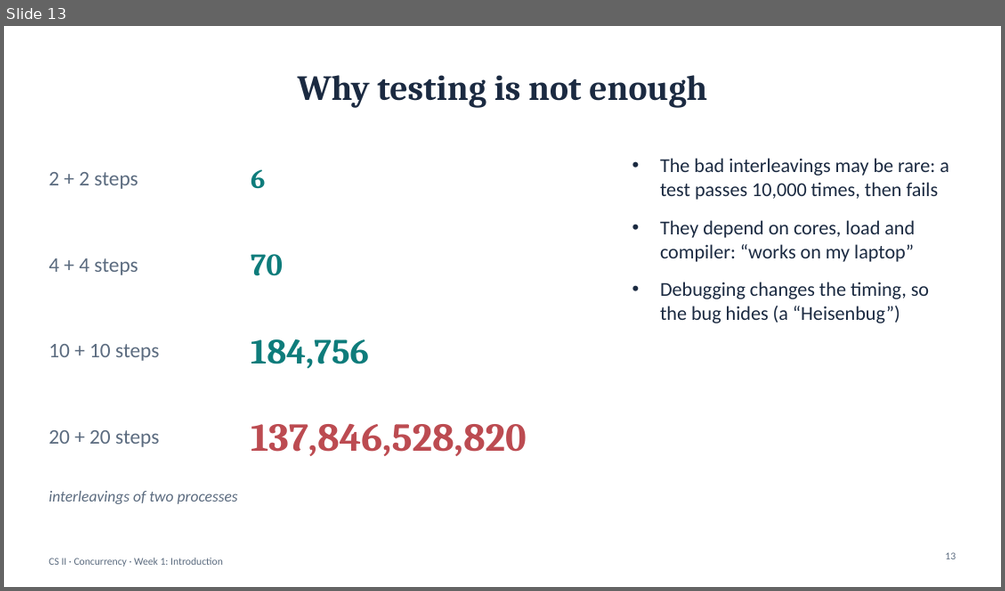
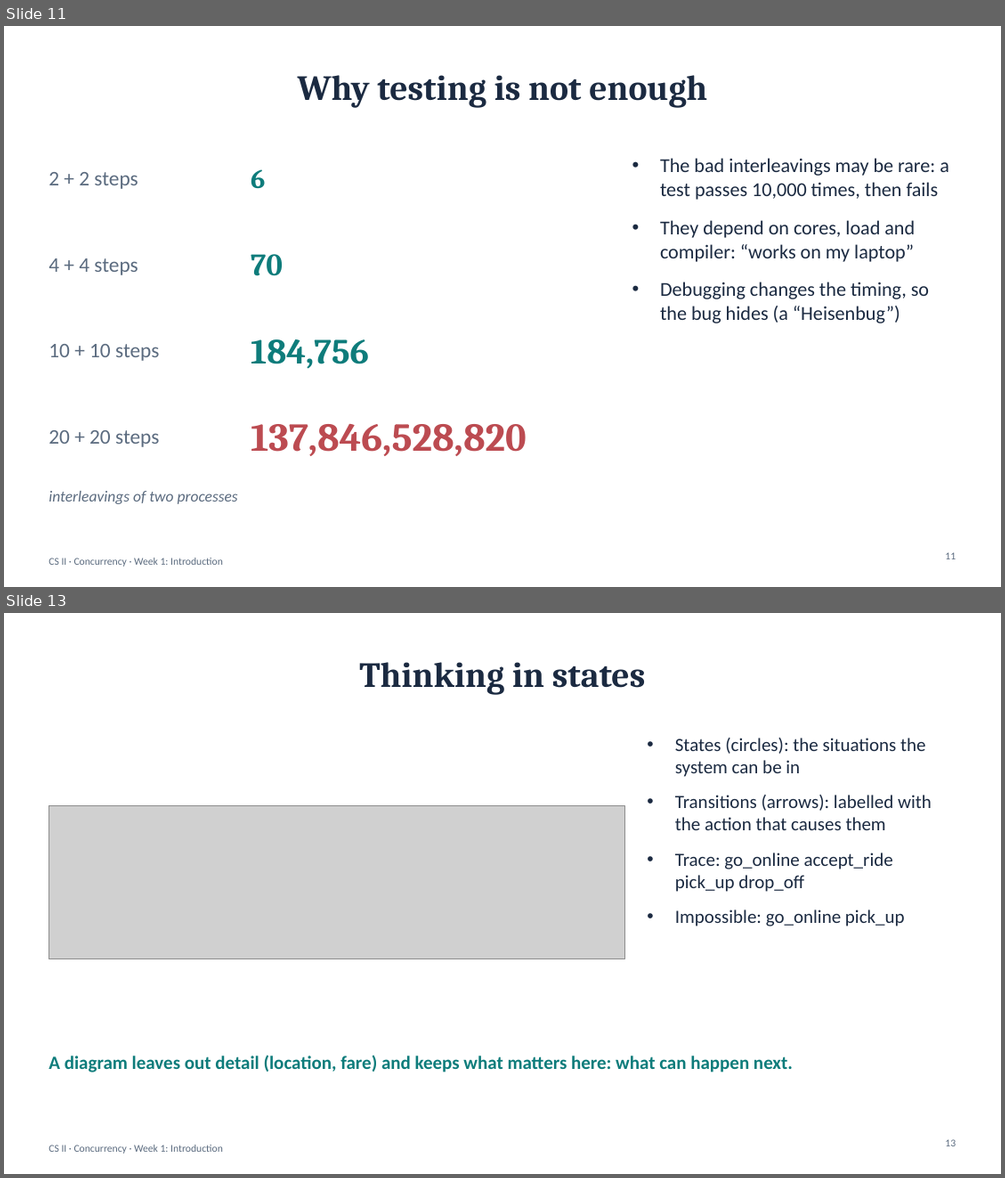
Before and after one commit to Beb200/okbu-progarming-nootbook, a slide deck: concurrency/course/week1-introduction/week1-slides.pptx. Shown one above the other, each under a label of ours: slide 13 before the commit, slides 11 and 13 after it; the slides between them are not shown. The pictures are 1005x591 and 1005x1178 pixels, drawn with LibreOffice and Linux fonts; fonts in the diff are those of the drawing; grey boxes stand for pictures. Boxes give left, top, right and bottom in pixels: in the first picture for what was removed or moved away, otherwise in the second. Text is boxed around its words. In the diff, an @@ line names an element or a change of style, - is before the commit and + after.

```diff
--- a/concurrency/course/week1-introduction/week1-slides.pptx
+++ b/concurrency/course/week1-introduction/week1-slides.pptx
@@ slide 13 added at bbox=[4, 613, 1001, 1174], background #FFFFFF; not listed: 1 template element that a slide beside it also shows @@
@@ title added at bbox=[359, 662, 646, 695], 34 pt, text #1B2A41, bold @@
+Thinking in states
@@ text added at bbox=[675, 738, 931, 926], 18 pt, text #1B2A41 @@
+• States (circles): the situations the system can be in
+• Transitions (arrows): labelled with the action that causes them
+• Trace: go_online accept_ride pick_up drop_off
+• Impossible: go_online pick_up
@@ picture added at bbox=[48, 805, 624, 958] @@
@@ text added at bbox=[48, 1054, 793, 1072], 18 pt, text #0E7C7B, bold @@
+A diagram leaves out detail (location, fare) and keeps what matters here: what can happen next.
@@ page number added at bbox=[945, 1139, 955, 1146], 10 pt, text #5B6B7F @@
+13
@@ what was slide 13 is now slide 11 @@
@@ page number at bbox=[945, 552, 955, 559]: text changed @@
-13
+11
```
Also in this commit, not shown: 4 slides changed, 1 other slide added, 12 slides removed, 32 other files.
